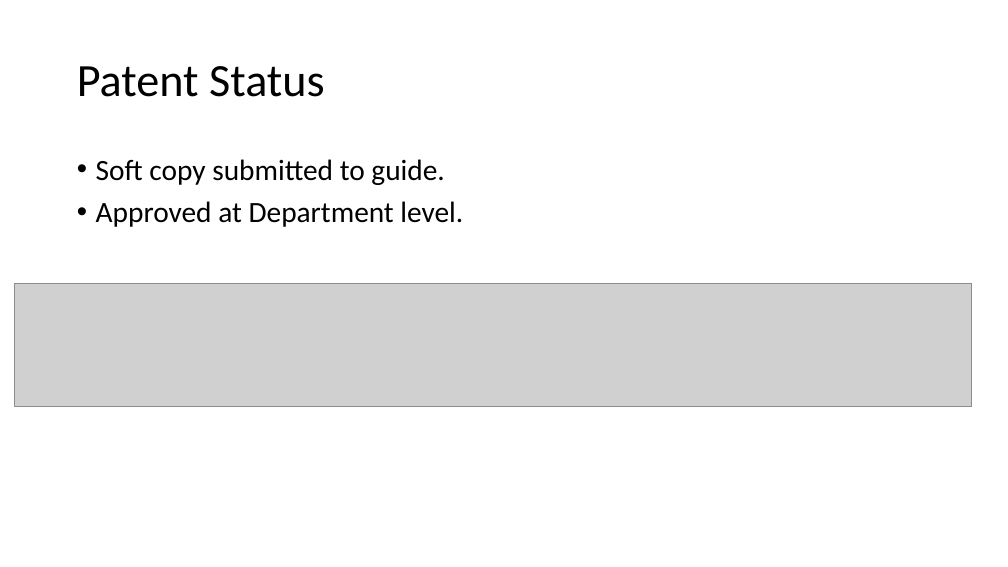
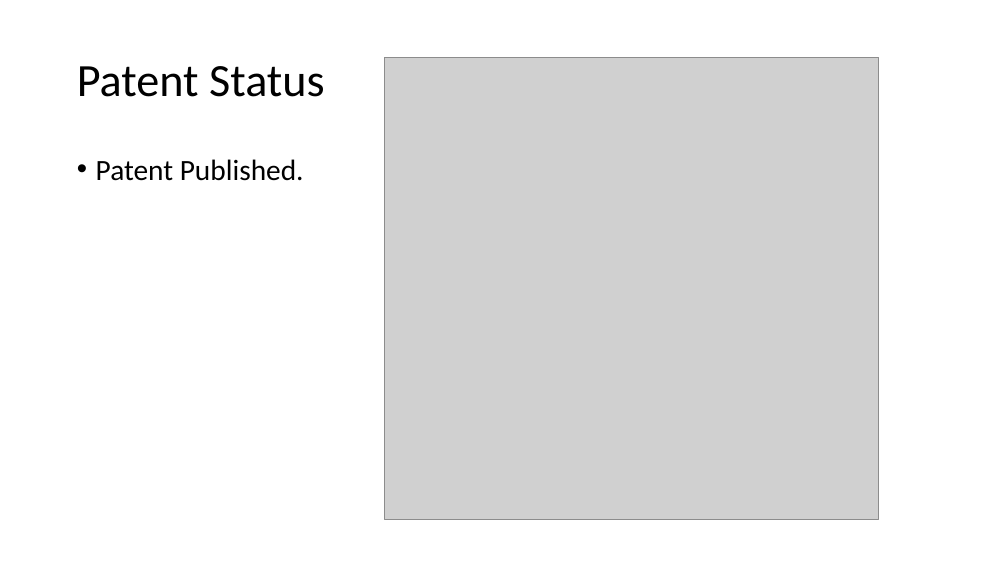
Before and after one commit to vaibhav9246/Virtual-Interactive-Board, a slide deck: slide 7 of final.pptx. Drawn at 1008x567 pixels with LibreOffice and Linux fonts; fonts in the diff are those of the drawing; grey boxes stand for pictures. Boxes give left, top, right and bottom in pixels: in the first picture for what was removed or moved away, otherwise in the second. Text is boxed around its words. In the diff, an @@ line names an element or a change of style, - is before the commit and + after.

```diff
--- a/final.pptx
+++ b/final.pptx
@@ picture added at (385,57,879,520) @@
@@ text at (96,159,304,181): text changed @@
-• Soft copy submitted to guide.
-• Approved at Department level.
+• Patent Published.
@@ picture removed at (14,284,972,407) @@
```
Also in this commit, not shown: 2 other slides changed.
